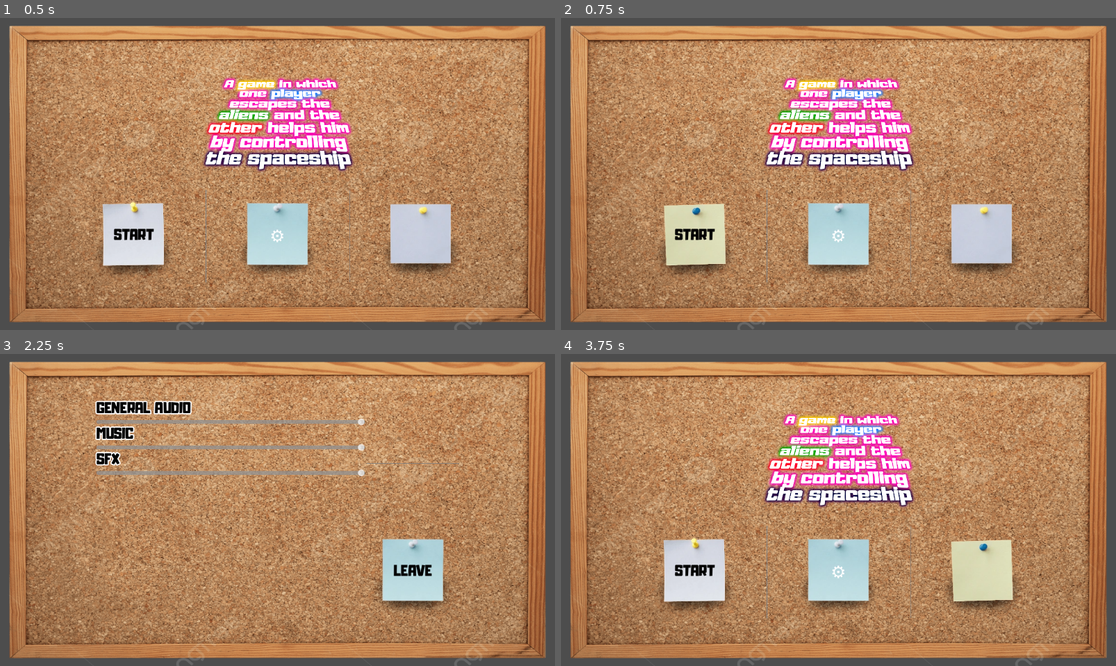
Above: before the commit, frames 1-4 (two rows, left to right).
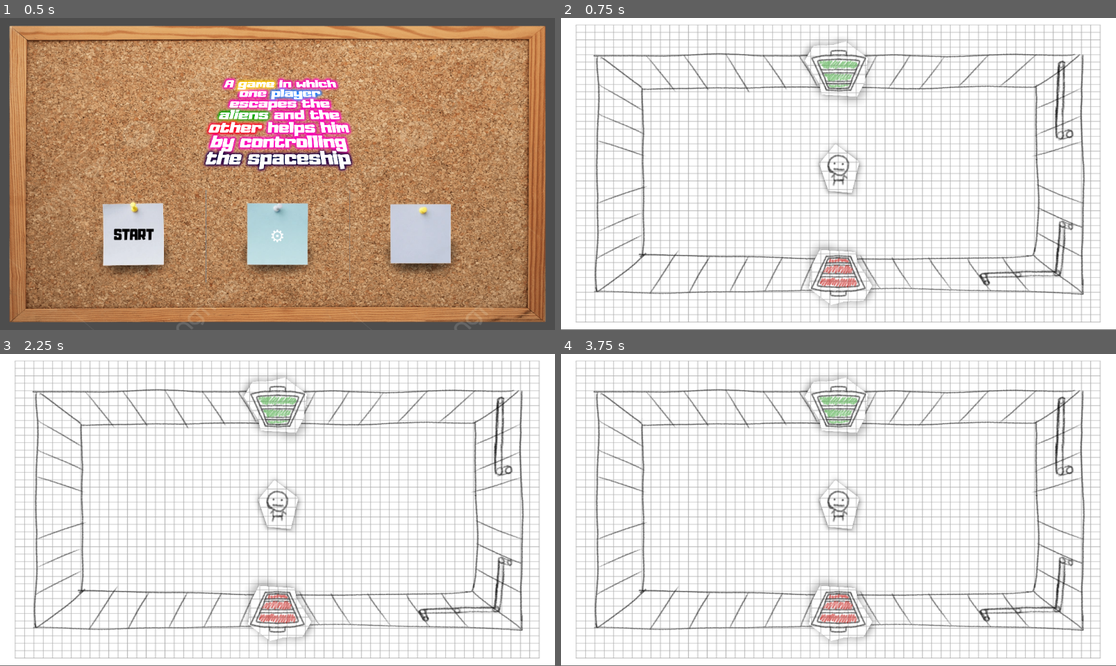
Above: after the commit, the same moments.

Repository: Hadrex0/a-game-in-which-one-player-escapes-the-aliens-and-the-other-helps-him-by-controlling-the-spaceship
Game: Godot game, scene res://assets/scenes/map/main/main_menu.tscn
Same seed, same stepped clock (60 frames per second), same inputs: the game is played once before the commit and once after it.
Inputs (mouse positions are in pixels of both pictures, inside the frame that each line leads up to):
- Up to frame 1 (0.5 s): no input
- Up to frame 2 (0.75 s): click "START" at 0.5 s
- Up to frame 3 (2.25 s): click (133, 572) at 1.25 s, where only the run before the commit has a clickable "START"; click (277, 572) at 2 s, where only the run before the commit has a clickable "⚙"
- Up to frame 4 (3.75 s): click (971, 572) at 2.75 s, where only the run before the commit has a clickable "LEAVE"; click (982, 572) at 3.52 s

Frame 1 is identical in both runs. In frame 2, 98% of the frame differs, in the area x 0-100%, y 0-100%; in frame 3, 100%; in frame 4, 98%.

Commit message:
Fixed path in code
Fixed path in code after changing project structure.

Diff:
--- /dev/null
+++ b/assets/scenes/map/objects/terminal/red_terminal.tscn
@@ -0,0 +1,92 @@
+[gd_scene load_steps=7 format=3 uid="uid://guknb7wqsyww"]
+
+[ext_resource type="Texture2D" uid="uid://1vn2k6yihhg" path="res://assets/sprites/map/objects/terminal/red_terminal.png" id="1_5l4qq"]
+[ext_resource type="Texture2D" uid="uid://d4mw55iauc2wd" path="res://assets/sprites/map/objects/terminal/activated_terminal.png" id="1_sweia"]
+[ext_resource type="Texture2D" uid="uid://cxgyg8hqvlk3m" path="res://assets/sprites/map/objects/terminal/opened_terminal.png" id="2_yr0cc"]
+
+[sub_resource type="SpriteFrames" id="SpriteFrames_h61qs"]
+animations = [{
+"frames": [{
+"duration": 1.0,
+"texture": ExtResource("1_sweia")
+}],
+"loop": true,
+"name": &"activated",
+"speed": 5.0
+}, {
+"frames": [{
+"duration": 1.0,
+"texture": ExtResource("2_yr0cc")
+}, {
+"duration": 1.0,
+"texture": ExtResource("1_sweia")
+}],
+"loop": true,
+"name": &"activation",
+"speed": 5.0
+}, {
+"frames": [{
+"duration": 1.0,
+"texture": ExtResource("1_5l4qq")
+}],
+"loop": true,
+"name": &"closed",
+"speed": 5.0
+}, {
+"frames": [{
+"duration": 1.0,
+"texture": ExtResource("2_yr0cc")
+}, {
+"duration": 1.0,
+"texture": ExtResource("1_5l4qq")
+}],
+"loop": false,
+"name": &"closing",
+"speed": 5.0
+}, {
+"frames": [{
+"duration": 1.0,
+"texture": ExtResource("2_yr0cc")
+}],
+"loop": true,
+"name": &"opened",
+"speed": 5.0
+}, {
+"frames": [{
+"duration": 1.0,
+"texture": ExtResource("1_5l4qq")
+}, {
+"duration": 1.0,
+"texture": ExtResource("2_yr0cc")
+}],
+"loop": false,
+"name": &"opening",
+"speed": 5.0
+}]
+
+[sub_resource type="RectangleShape2D" id="RectangleShape2D_5l4qq"]
+size = Vector2(64, 60)
+
+[sub_resource type="RectangleShape2D" id="RectangleShape2D_sweia"]
+size = Vector2(56, 52)
+
+[node name="RedEscapePod" type="Area2D" groups=["Escape_Pod", "Red"]]
+
+[node name="AnimatedSprite2D" type="AnimatedSprite2D" parent="." groups=["Escape_Pod", "Red"]]
+scale = Vector2(0.32, 0.32)
+sprite_frames = SubResource("SpriteFrames_h61qs")
+animation = &"activated"
+
+[node name="CollisionShape2D" type="CollisionShape2D" parent="."]
+position = Vector2(0, 19.5)
+scale = Vector2(0.75, 0.75)
+shape = SubResource("RectangleShape2D_5l4qq")
+
+[node name="StaticBody2D" type="StaticBody2D" parent="."]
+
+[node name="CollisionShape2D" type="CollisionShape2D" parent="StaticBody2D"]
+position = Vector2(0, 19.5)
+scale = Vector2(0.75, 0.75)
+shape = SubResource("RectangleShape2D_sweia")
+
+[connection signal="body_entered" from="." to="." method="_on_body_entered"]
--- a/assets/scripts/dungeon/base_room.gd
+++ b/assets/scripts/dungeon/base_room.gd
@@ -6,10 +6,10 @@
 
 # Variable for colored doors.
 @onready var _door = [
-	"res://scenes/map/objects/doors/red_door.tscn",
-	"res://scenes/map/objects/doors/blue_door.tscn",
-	"res://scenes/map/objects/doors/green_door.tscn",
-	"res://scenes/map/objects/doors/yellow_door.tscn"
+	"res://assets/scenes/map/objects/doors/red_door.tscn",
+	"res://assets/scenes/map/objects/doors/blue_door.tscn",
+	"res://assets/scenes/map/objects/doors/green_door.tscn",
+	"res://assets/scenes/map/objects/doors/yellow_door.tscn"
 	]
 
 # Variable for location of the doors.
@@ -22,10 +22,10 @@
 
 # Variable for colored doors.
 @onready var _escape_pod = [
-	"res://scenes/map/objects/escape_pod/red_escape_pod.tscn",
-	"res://scenes/map/objects/escape_pod/blue_escape_pod.tscn",
-	"res://scenes/map/objects/escape_pod/green_escape_pod.tscn",
-	"res://scenes/map/objects/escape_pod/yellow_escape_pod.tscn"
+	"res://assets/scenes/map/objects/escape_pod/red_escape_pod.tscn",
+	"res://assets/scenes/map/objects/escape_pod/blue_escape_pod.tscn",
+	"res://assets/scenes/map/objects/escape_pod/green_escape_pod.tscn",
+	"res://assets/scenes/map/objects/escape_pod/yellow_escape_pod.tscn"
 	]
 
 @onready var _escape_pod_location = [
--- a/assets/scripts/dungeon/objects/base_escape_pod.gd
+++ b/assets/scripts/dungeon/objects/base_escape_pod.gd
@@ -4,7 +4,7 @@
 
 #---VARIABLES---------------------
 
-#---ESCAPE-POD-START--------------
+#--USING-ESCAPE-POD---------------
 
 # When Player enters opend escape pod, they win.
 func _on_body_entered(body: Node2D) -> void:
--- a/assets/scripts/dungeon/objects/base_object.gd
+++ b/assets/scripts/dungeon/objects/base_object.gd
@@ -12,13 +12,13 @@
 
 #---VARIABLES---------------------
 
-# Ready the escape pod stance variable.
-@onready var open = false #is this escape pod open
+# Ready the object stance variable.
+@onready var open = false #is this object open
 
-# Ready the escape pod animation.
+# Ready the object animation.
 @onready var animation: AnimatedSprite2D = $AnimatedSprite2D
 
-#---ESCAPE-POD-START--------------
+#---OBJECT-START------------------
 
 # Called when the node enters the scene tree for the first time.
 func _ready() -> void:
@@ -43,11 +43,11 @@
 		"Yellow":
 			open = game_manager.yellow
 
+	# Change monitoring to matching stance.
+	self.set_deferred("monitoring", open)
+
 	# Set the correct stance of the object animation.
-	if open:
-		animation.play("opened")
-	else:
-		animation.play("closed")
+	set_door_stance_animation()
 
 #---CHANGING-COLOR----------------
 
@@ -57,11 +57,15 @@
 	if is_in_group(changed_color):
 		change_door_stance_animation() #play openine/closing animation
 		open = !open #change object stance to opposite
+		self.set_deferred("monitoring", open) #change monitoring to matching stance
 
-	# When the object are just now open, reset monitoring
+#---ANIMATIONS--------------------
+# Set the correct stance of the object animation.
+func set_door_stance_animation() -> void:
 	if open:
-		self.set_deferred("monitoring", false)
-		self.set_deferred("monitoring", true)
+		animation.play("opened")
+	else:
+		animation.play("closed")
 
 # Change object stance animation.
 func change_door_stance_animation() -> void:
--- /dev/null
+++ b/assets/scripts/dungeon/objects/base_terminal.gd
@@ -0,0 +1,11 @@
+class_name BaseTerminal extends BaseObject
+
+#---CONSTANTS---------------------
+
+#---VARIABLES---------------------
+
+#---USING-DOORS-------------------
+
+# Called when the node enters the scene tree for the first time.
+func _ready() -> void:
+	pass # Replace with function body.
--- a/assets/scripts/menu/main_menu.gd
+++ b/assets/scripts/menu/main_menu.gd
@@ -8,7 +8,7 @@
 func _on_host_button_up() -> void:
 	$"SFX tear".play()
 	$"BGM".stop()
-	get_tree().change_scene_to_file("res://scenes/map/main/dungeon.tscn")
+	get_tree().change_scene_to_file("res://assets/scenes/map/main/dungeon.tscn")
 
 func _on_settings_mouse_entered() -> void:
 	$"SFX flip".play()
Not shown, added: assets/scripts/dungeon/objects/base_terminal.gd.uid
Renamed: assets/sprites/map/objects/terminal/unlocked_terminal.png -> assets/sprites/map/objects/terminal/activated_terminal.png
Not shown, changed: assets/sprites/map/objects/terminal/activated_terminal.png.import
